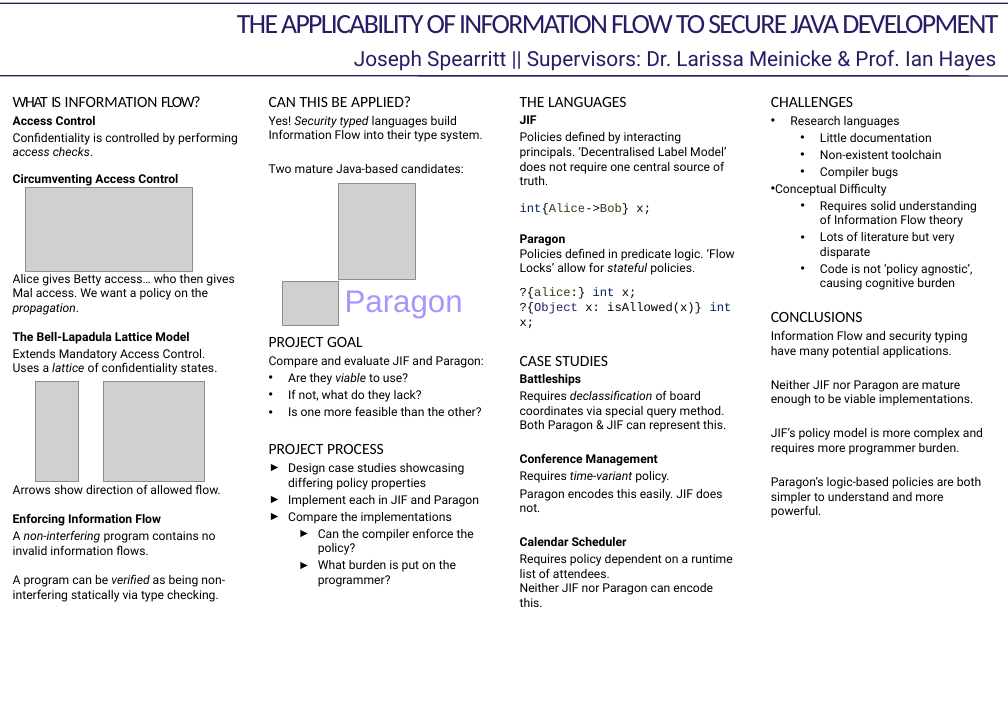
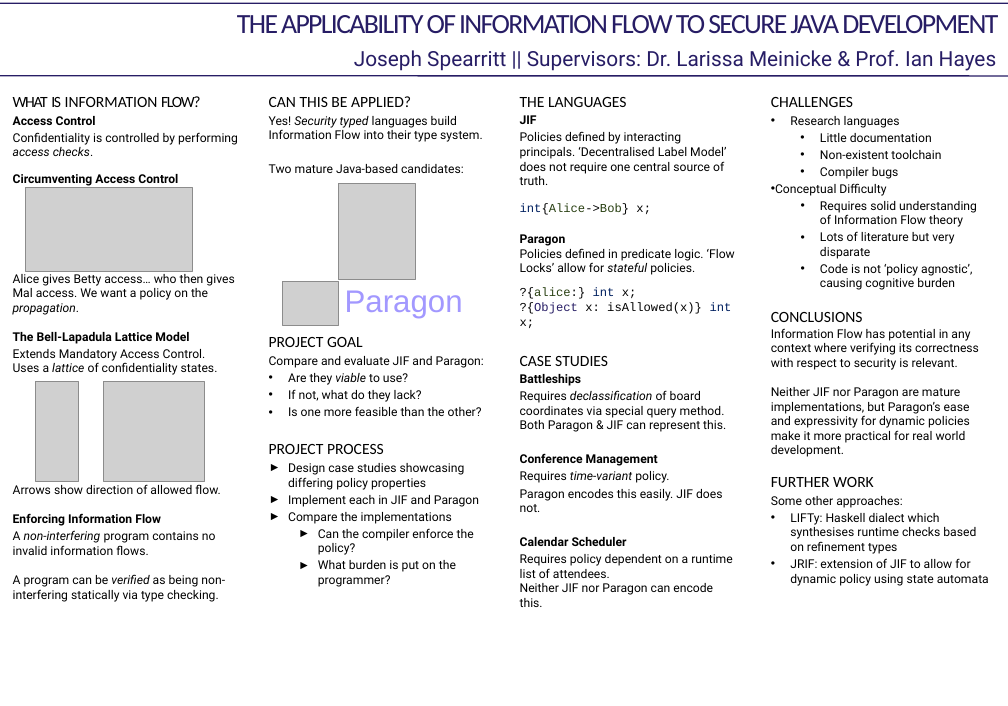
Before and after one commit to mcoot/thesis, a slide deck: slide 1 of poster/poster.pptx. Drawn at 1008x706 pixels with LibreOffice and Linux fonts; fonts in the diff are those of the drawing; grey boxes stand for pictures; background and template pictures are left out. Boxes give left, top, right and bottom in pixels: in the first picture for what was removed or moved away, otherwise in the second. Text is boxed around its words. In the diff, an @@ line names an element or a change of style, - is before the commit and + after.

Commit message:
Finalise csched jif printout + poster

```diff
--- a/poster/poster.pptx
+++ b/poster/poster.pptx
@@ text at [771,328,989,586]: text changed @@
-Information Flow and security typing have many potential applications.
-Neither JIF nor Paragon are mature enough to be viable implementations.
-JIF’s policy model is more complex and requires more programmer burden.
-Paragon’s logic-based policies are both simpler to understand and more powerful.
+Information Flow has potential in any context where verifying its correctness with respect to security is relevant.
+Neither JIF nor Paragon are mature implementations, but Paragon’s ease and expressivity for dynamic policies make it more practical for real world development.
+FURTHER WORK
+Some other approaches:
+• LIFTy: Haskell dialect which synthesises runtime checks based on refinement types
+• JRIF: extension of JIF to allow for dynamic policy using state automata
```
Also in this commit, not shown: 1 other file.
